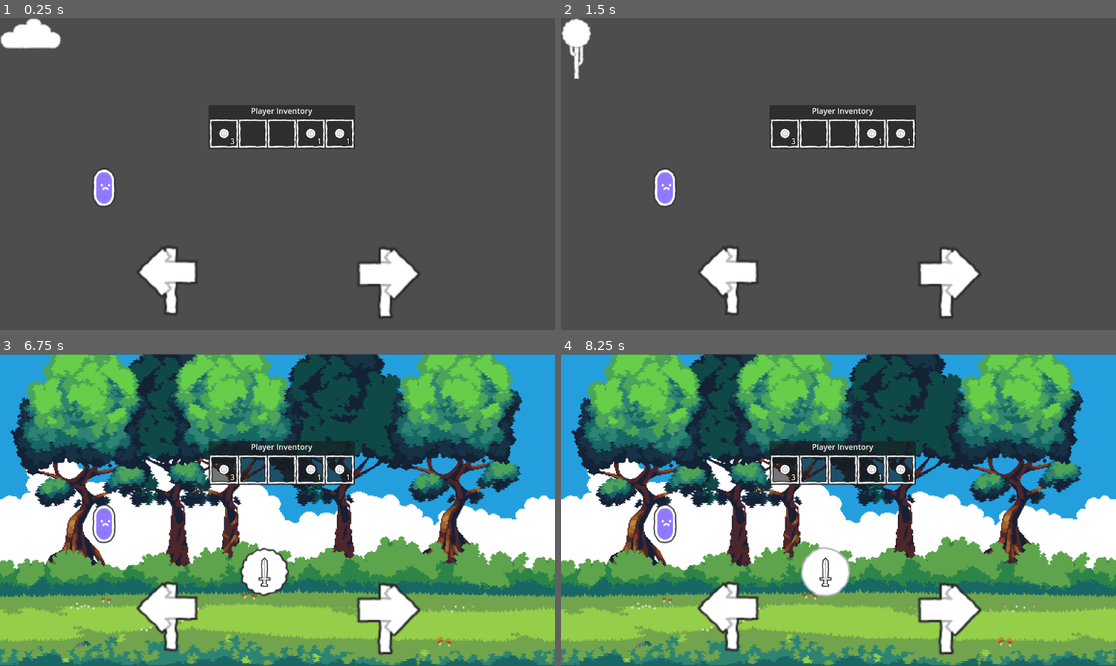
Above: before the commit, frames 1-4 (two rows, left to right).
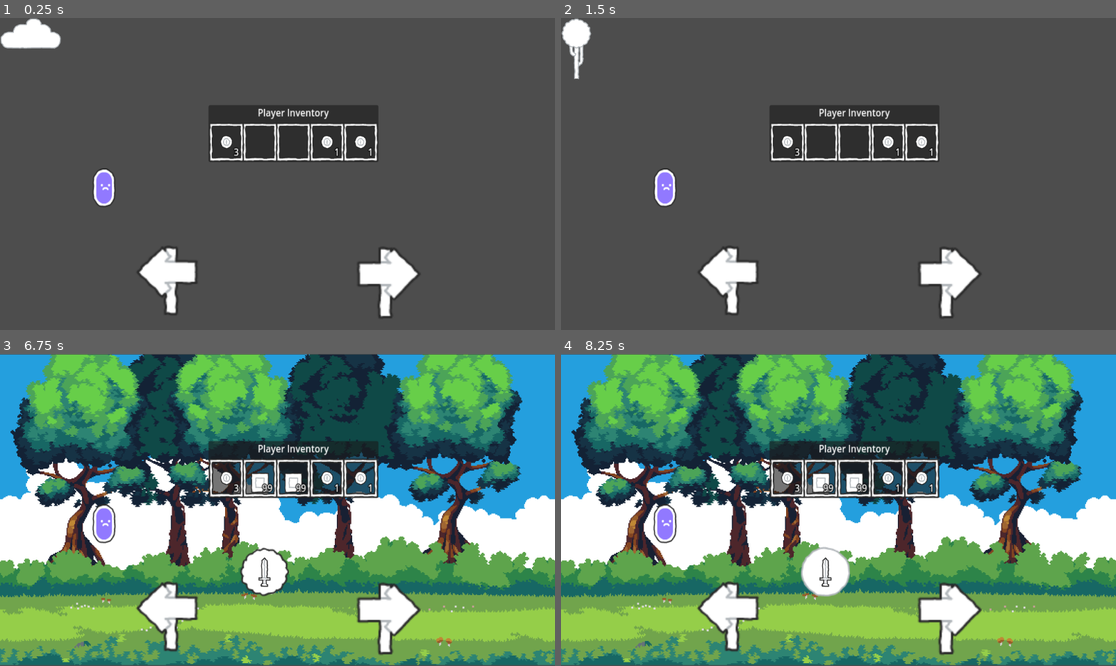
Above: after the commit, the same moments.

Repository: jcamloz/LittleSurvival
Game: Godot game, scene res://Scenes/Game.tscn
Same seed, same stepped clock (60 frames per second), same inputs: the game is played once before the commit and once after it.
Inputs (mouse positions are in pixels of both pictures, inside the frame that each line leads up to):
- Up to frame 1 (0.25 s): no input
- Up to frame 2 (1.5 s): click (727, 283) at 0.5 s; click (949, 283) at 1.25 s
- Up to frame 3 (6.75 s): click (166, 619) at 2 s; click (388, 619) at 2.75 s; click (166, 619) at 3.5 s; click (388, 619) at 4.25 s; tap Enter at 5 s; move the mouse to (399, 494) at 5.02 s; click (266, 572) at 5.75 s; click (266, 572) at 6.5 s
- Up to frame 4 (8.25 s): click (827, 572) at 7.25 s; tap Space at 8 s; move the mouse to (727, 525) at 8.02 s

The runs differ from the first frame. In frame 1, 3.1% of the frame differs, in the area x 37-69%, y 28-47%; in frame 2, 3.1%; in frame 3, 3.3%; in frame 4, 3.3%.

Commit message:
Función de añadir item agregado (mejorar más adelante). Probar al hacer clic sobre el botón espada

Diff:
--- a/Scenes/Game.tscn
+++ b/Scenes/Game.tscn
@@ -25,6 +25,20 @@
 texture = ExtResource("1_iukft")
 script = ExtResource("3_fgofq")
 
+[node name="Inventory" parent="Player" instance=ExtResource("4_fgofq")]
+anchors_preset = 0
+anchor_left = 0.0
+anchor_top = 0.0
+anchor_right = 0.0
+anchor_bottom = 0.0
+offset_left = 187.043
+offset_top = -132.997
+offset_right = 224.043
+offset_bottom = -105.997
+grow_horizontal = 1
+grow_vertical = 1
+inventory = ExtResource("5_2irst")
+
 [node name="LeftArrow" type="TextureButton" parent="."]
 offset_left = 273.0
 offset_top = 472.0
@@ -41,19 +55,5 @@
 texture_normal = ExtResource("3_7lihs")
 stretch_mode = 4
 
-[node name="Inventory" parent="." instance=ExtResource("4_fgofq")]
-anchors_preset = 0
-anchor_left = 0.0
-anchor_top = 0.0
-anchor_right = 0.0
-anchor_bottom = 0.0
-offset_left = 433.0
-offset_top = 181.0
-offset_right = 470.0
-offset_bottom = 208.0
-grow_horizontal = 1
-grow_vertical = 1
-inventory = ExtResource("5_2irst")
-
 [connection signal="pressed" from="LeftArrow" to="." method="_on_left_arrow_pressed"]
 [connection signal="pressed" from="RightArrow" to="." method="_on_right_arrow_pressed"]
--- a/Scripts/Inventory.gd
+++ b/Scripts/Inventory.gd
@@ -45,3 +45,15 @@
 func _on_slot_updated():
 	if inventory:
 		inventory.debug_print()
+
+func add_item(item : Item, amount : int):
+	var index = 0
+	var assigned = false
+
+	while index < inventory.slots.size() && !assigned :
+		assigned = inventory.slots[index].is_empty()
+		if assigned:
+			print("a")
+			inventory.slots[index].item = item
+			inventory.slots[index].amount = amount
+		index+=1
--- a/Scripts/InventorySlot.gd
+++ b/Scripts/InventorySlot.gd
@@ -13,7 +13,7 @@
 func set_item(slotData : Tile_data):
 	tile_data = slotData
 	#ASEGURO QUE AL CARGAR LOS DATOS, EL ARRAY ESTÉ CORRECTO (INCLUSO SI SE CORRIGE SOLO, POR SI ACASO)
-	if slotData == null or slotData.item == null or slotData.amount == 0:
+	if slotData == null or slotData.is_empty():
 		itemSlot.texture = null
 	else:
 		itemSlot.texture = slotData.item.texture
--- a/Scripts/Player.gd
+++ b/Scripts/Player.gd
@@ -1,5 +1,7 @@
 #Esta clase es un singletone, por lo que se puede acceder desde otro script
 class_name mainPlayer extends Sprite2D
+
+@onready var inventory : Inventory = $Inventory
 
 #Stats del jugador
 var life: int = 100
@@ -14,6 +16,10 @@
 	"pickaxe" : 1
 }
 
+func _ready():
+	#Asigno de forma global la referencia al inventario
+	Player.inventory = inventory
+
 #Método que mejora una de las herramientas
 func upgrade_tool(tool_name: String):
 	tool_name = tool_name.to_lower()
--- a/Scripts/ResourceScripts/TileData.gd
+++ b/Scripts/ResourceScripts/TileData.gd
@@ -14,3 +14,6 @@
 		if amount != clamped_value:
 			amount = clamped_value
 			emit_signal("data_changed")
+
+func is_empty():
+	return amount == 0 || item == null || item.texture == null
--- a/Scripts/ScenarioScripts/ScenarioController2.gd
+++ b/Scripts/ScenarioScripts/ScenarioController2.gd
@@ -5,3 +5,5 @@
 		print(tool_name , " level: " , Player.tool_levels[tool_name])
 	else:
 		print("No existe la herramienta: " , tool_name)
+
+	Player.inventory.add_item(preload("res://Resources/Items/Madera.tres"), 99)
